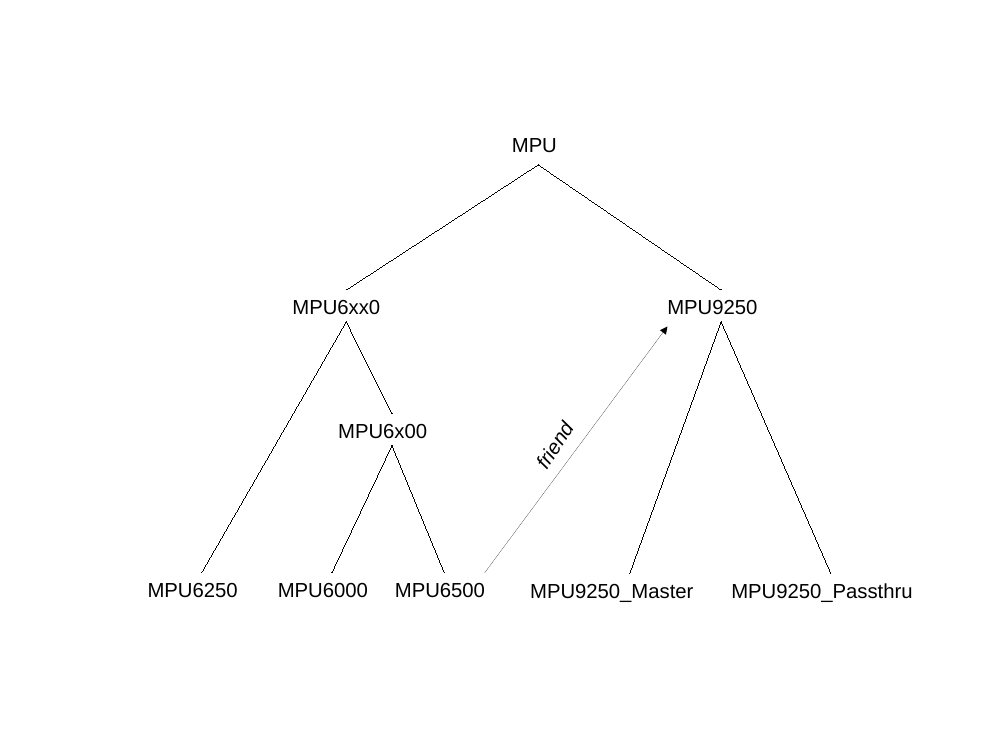
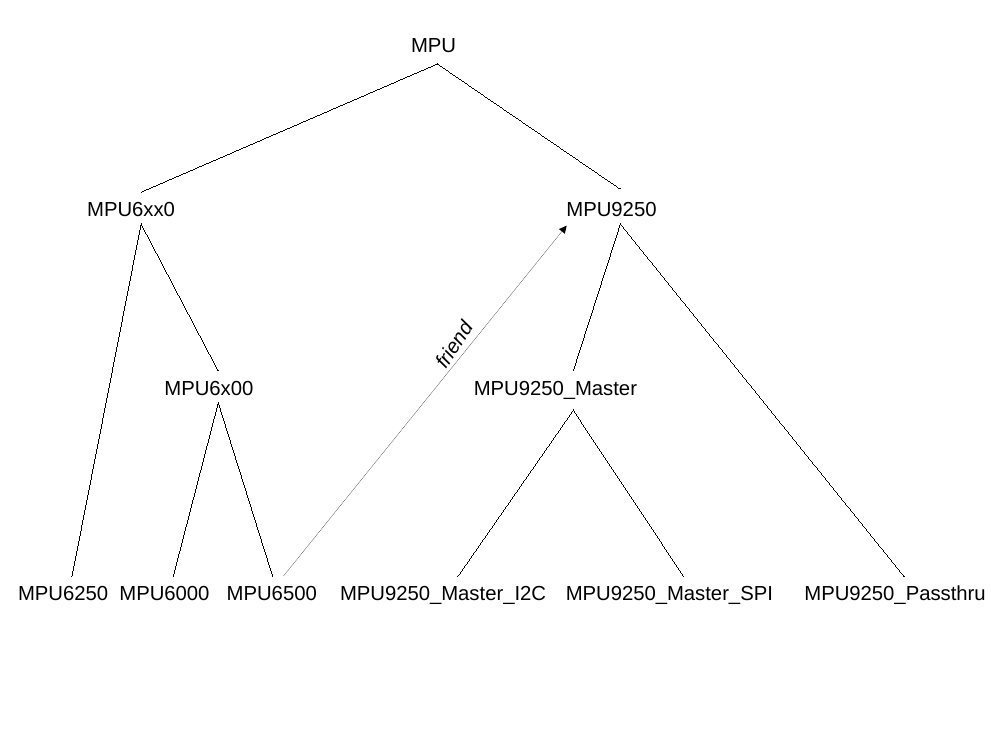
Before and after one commit to BonaDrone/MPU9250, a slide deck: slide 1 of extras/media/mpu.pptx. Drawn at 1008x756 pixels with LibreOffice and Linux fonts; fonts in the diff are those of the drawing. Boxes give left, top, right and bottom in pixels: in the first picture for what was removed or moved away, otherwise in the second. Text is boxed around its words. In the diff, an @@ line names an element or a change of style, - is before the commit and + after.

```diff
--- a/extras/media/mpu.pptx
+++ b/extras/media/mpu.pptx
@@ line added from (141, 192) to (438, 64), #000000 0.75 pt @@
@@ freeform shape added at bbox=[437, 64, 620, 189], outline #000000 0.75 pt @@
@@ line removed from (539, 165) to (347, 290) @@
@@ text "MPU6xx0": place and size @@
-text "MPU6xx0" at bbox=[292, 299, 380, 315]
+text "MPU6xx0" at bbox=[87, 202, 175, 217]
@@ line added from (141, 224) to (72, 576), #000000 0.75 pt @@
@@ arrow moved from (668, 327) - (485, 573) to (141, 224) - (219, 370) @@
@@ arrow (141, 224) - (219, 370): arrow to line @@
@@ line moved from (347, 322) - (392, 413) to (567, 226) - (284, 576) @@
@@ line (567, 226) - (284, 576): line to arrow @@
@@ line moved from (539, 165) - (722, 290) to (621, 224) - (574, 370) @@
@@ line moved from (722, 322) - (831, 574) to (905, 576) - (620, 224) @@
@@ 3 texts: place and size @@
-3 texts at bbox=[512, 138, 757, 483]
+3 texts at bbox=[411, 38, 656, 381]
@@ text "MPU6x00": place and size @@
-text "MPU6x00" at bbox=[338, 423, 427, 439]
+text "MPU6x00" at bbox=[164, 380, 253, 396]
@@ text added at bbox=[474, 380, 637, 399], 16 pt, text #000000 @@
+MPU9250_Master
@@ line moved from (392, 445) - (332, 574) to (219, 402) - (173, 576) @@
@@ line moved from (347, 322) - (201, 574) to (219, 402) - (273, 576) @@
@@ line moved from (392, 445) - (445, 574) to (574, 410) - (458, 576) @@
@@ line moved from (722, 322) - (630, 574) to (574, 410) - (684, 576) @@
@@ text "MPU6250": place and size @@
-text "MPU6250" at bbox=[148, 583, 238, 598]
+text "MPU6250" at bbox=[18, 585, 108, 601]
@@ text "MPU6000": place and size @@
-text "MPU6000" at bbox=[278, 583, 368, 598]
+text "MPU6000" at bbox=[119, 585, 209, 601]
@@ text "MPU6500": place and size @@
-text "MPU6500" at bbox=[395, 583, 485, 598]
+text "MPU6500" at bbox=[227, 586, 317, 601]
@@ text added at bbox=[340, 585, 546, 604], 16 pt, text #000000 @@
+MPU9250_Master_I2C
@@ text at bbox=[566, 585, 773, 604]: text changed @@
-MPU9250_Master
+MPU9250_Master_SPI
@@ text "MPU9250_Passthru": place and size @@
-text "MPU9250_Passthru" at bbox=[731, 583, 912, 602]
+text "MPU9250_Passthru" at bbox=[804, 585, 985, 604]
```
Also in this commit, not shown: 3 other files.
